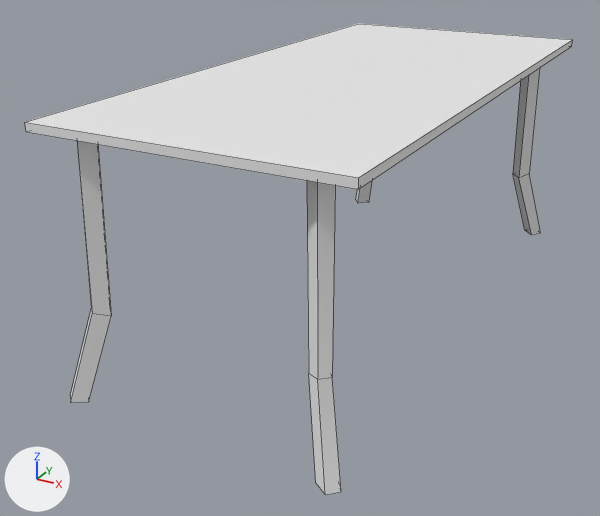
The OBJ model Assets/Models/Amys_Room/mod_Tisch.obj as it was, and as the next commit left it.
The view is the same before and after, from a 50 mm camera at (0.919, -1.99, 1.088) aimed at (-0.098, -0.14, 0.163). Every picture has the same lights, and +X, +Y and +Z are marked at lower left. Mesh edges are drawn as thin lines. Where no turn or scale is listed for an object, it has been applied to the vertices.

Names of what the first picture shows: 'Tisch'.
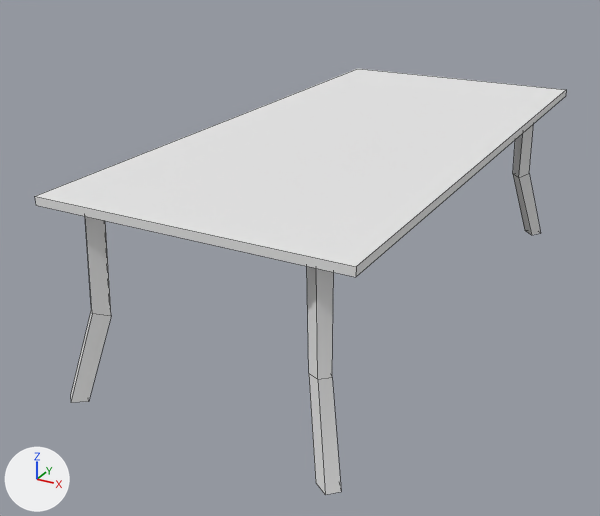
The newer file is also rescaled (x2.0) as a whole; pictures and numbers use the older file's frame.

Location of each change, [x1, y1, x2, y2] in pixels of the pictures (600 x 516 px; the box of a moved part takes in the faces that stretch with it):
'Tisch', reshaped (10% shorter): before [25, 23, 573, 495]; after [35, 68, 566, 495]
part 1 of me_tisch, moved or reshaped: before [25, 23, 573, 189]; after [35, 68, 566, 277]
part 2 of me_tisch, moved or reshaped: before [307, 181, 335, 379]; after [307, 266, 334, 379]
part 3 of me_tisch, moved or reshaped: before [77, 141, 111, 316]; after [85, 217, 111, 316]
part 4 of me_tisch, moved or reshaped: before [513, 68, 540, 177]; after [513, 125, 533, 177]

Edits to the bpy script that builds the scene:
```text
Change me_tisch:
    where me_tisch.from_pydata(...)  # 56 vertices, 38 faces; spans x -0.38..0.38, y -0.81..0.81, z 0.0..0.66
    used by ob_tisch; location = (0.0, 0.0, 0.0)
    verts and faces of me_tisch; kept vertices keep their numbers, new ones are numbered from 56
    before: 8 (0.27, -0.75, 0.64), 9 (0.3, -0.73, 0.64), 10 (0.24, -0.73, 0.64), 11 (0.27, -0.7, 0.64)
    before: 20 (-0.31, -0.73, 0.64), 21 (-0.28, -0.75, 0.64), 22 (-0.28, -0.7, 0.64), 23 (-0.25, -0.73, 0.64)
    before: 44 (0.3, 0.73, 0.64), 45 (0.27, 0.75, 0.64), 46 (0.27, 0.69, 0.64), 47 (0.24, 0.73, 0.64)
    me_tisch part 1: the loose piece of 8 vertices spanning x -0.38..0.38, y -0.8..0.8, z 0.64..0.66 is moved by (0.0, 0.0, -0.16)
    me_tisch part 2
    add for i in [*range(8, 12)]: verts[i] += (0.0, 0.0, -0.16)
    me_tisch part 3
    add for i in [*range(20, 24)]: verts[i] += (0.0, 0.0, -0.16)
    me_tisch part 4
    add for i in [*range(44, 48)]: verts[i] += (0.0, 0.0, -0.16)
```
